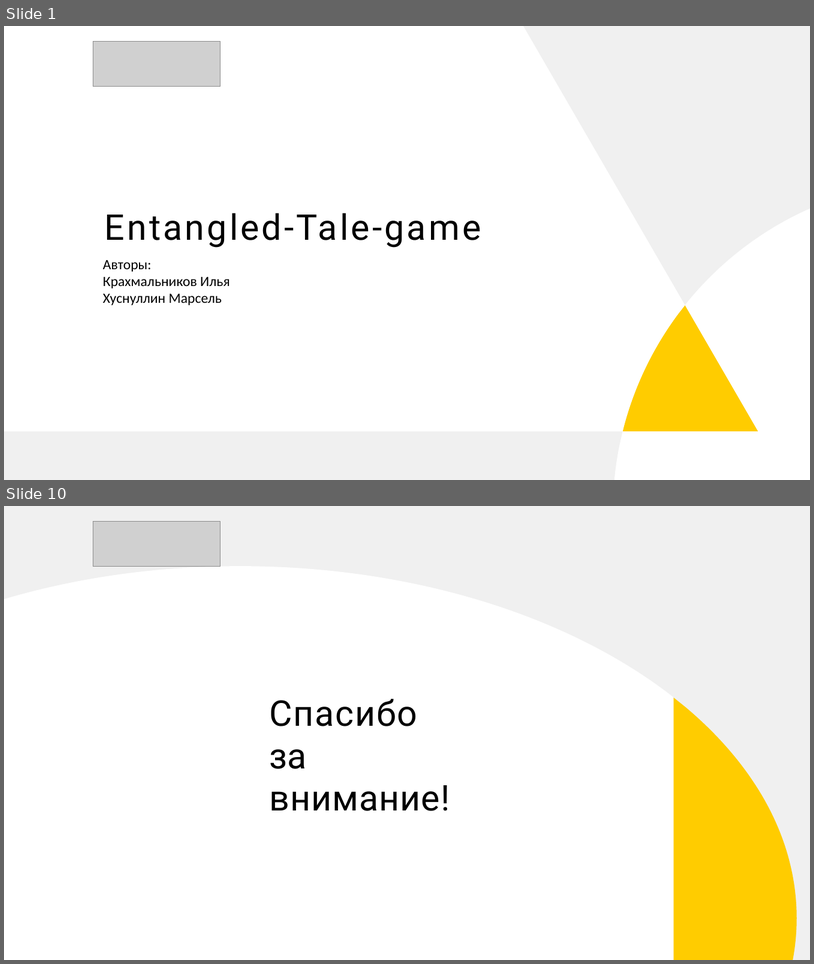
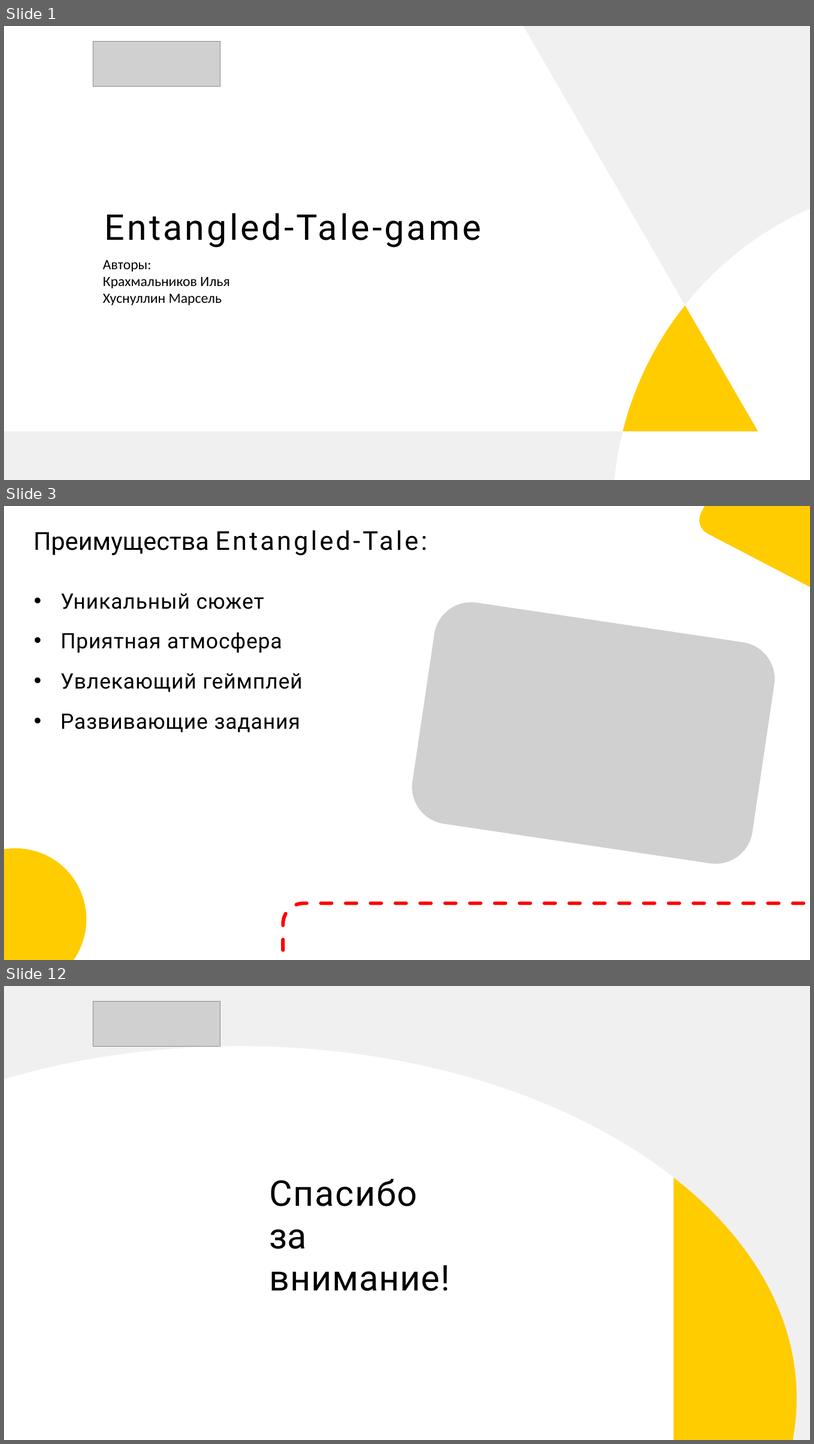
Before and after one commit to mario12508/Entangled-Tale-pygame-project, a slide deck: Презентация.pptx. Shown one above the other, each under a label of ours: slides 1 and 10 before the commit, slides 1, 3 and 12 after it; the slides between them are not shown. The pictures are 814x964 and 814x1444 pixels, drawn with LibreOffice and Linux fonts; fonts in the diff are those of the drawing; grey boxes stand for pictures. Boxes give left, top, right and bottom in pixels: in the first picture for what was removed or moved away, otherwise in the second. Text is boxed around its words. In the diff, an @@ line names an element or a change of style, - is before the commit and + after.

```diff
--- a/Презентация.pptx
+++ b/Презентация.pptx
@@ slide 3 added at bbox=[4, 506, 810, 960], background #FFFFFF @@
@@ rounded rectangle added at bbox=[695, 506, 810, 604], fill #FFCC00 @@
@@ title added at bbox=[33, 530, 428, 555], 44 pt, text #000000 @@
+Преимущества Entangled-Tale:
@@ text added at bbox=[60, 593, 302, 732], 36 pt, text #000000 @@
+• Уникальный сюжет
+• Приятная атмосфера
+• Увлекающий геймплей
+• Развивающие задания
@@ picture added at bbox=[407, 597, 780, 868] @@
@@ ellipse added at bbox=[4, 839, 95, 960], fill #FFCC00 @@
@@ rounded rectangle added at bbox=[283, 903, 810, 960], outline #FF0000 6 pt dashed @@
@@ what was slide 10 is now slide 12 @@
```
Also in this commit, not shown: 8 slides changed, 1 other slide added.
